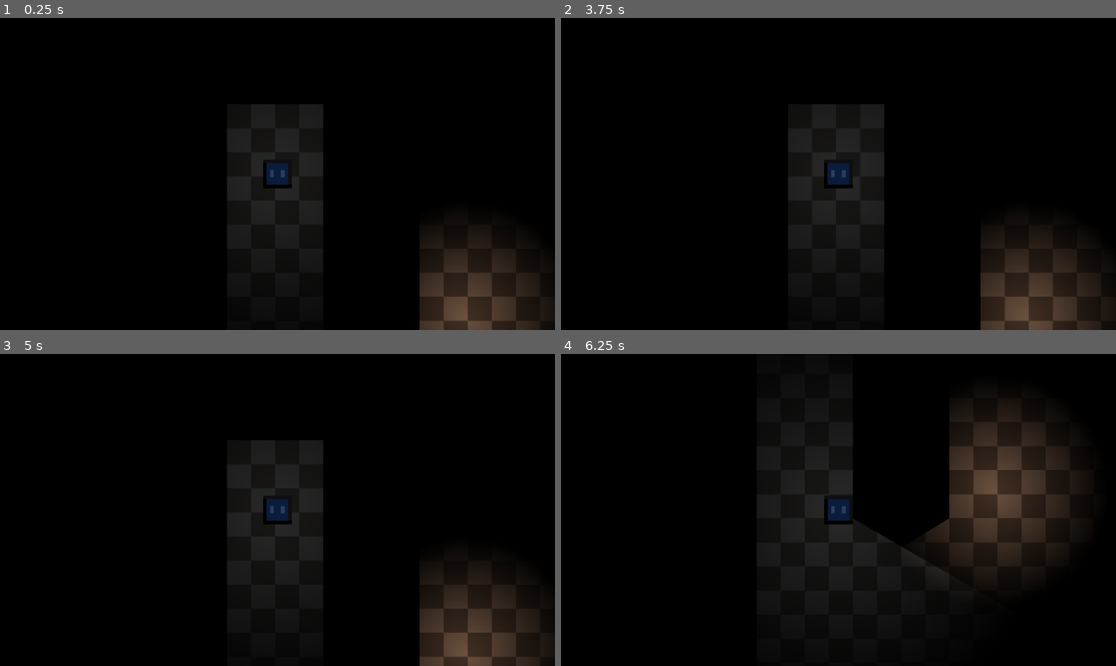
Above: before the commit, frames 1-4 (two rows, left to right).
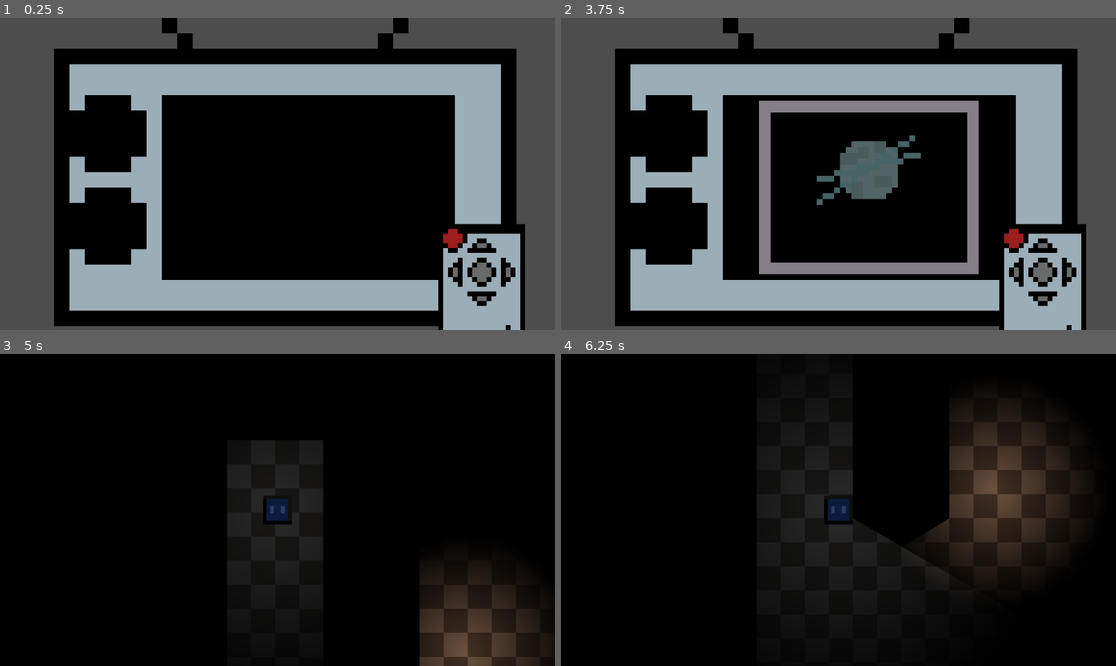
Above: after the commit, the same moments.

Repository: TheFarawayDev/Pixelgeist
Game: Godot game, scene res://Scenes/MainMenu.tscn
The game is run twice, just before and just after one commit, with the same random seed, the same clock (stepped at 60 frames per second) and the same inputs. Before the commit the project starts from res://Scenes/test-map.tscn.
Inputs (mouse positions are in pixels of both pictures, inside the frame that each line leads up to):
- Up to frame 1 (0.25 s): no input
- Up to frame 2 (3.75 s): click (1043, 245) at 0.52 s; click (1043, 298) at 1.27 s; click (1016, 270) at 2.02 s; click (1071, 270) at 2.77 s; click (1016, 239) at 3.52 s
- Up to frame 3 (5 s): click (482, 606) at 4.27 s
- Up to frame 4 (6.25 s): tap Enter at 5 s; hold Right (right) 5.03-5.78 s; tap F (toggle_light) at 5.1, 5.85 s; tap Space at 5.75 s; hold S (down) from 5.78 s (still down)

The runs differ from the first frame. In frame 1, 57% of the frame differs, in the area x 0-100%, y 0-100%; in frame 2, 63%; in frame 3, less than 0.1%; in frame 4, less than 0.1%.

Commit message:
main menu
Might break everything tbh

Diff:
--- /dev/null
+++ b/pixelgeist/Scenes/MainMenu.tscn
@@ -0,0 +1,190 @@
+[gd_scene load_steps=16 format=3 uid="uid://bywje4k1odhra"]
+
+[ext_resource type="Script" uid="uid://16jtyj104vec" path="res://Scenes/startscreen.gd" id="1_ghw46"]
+[ext_resource type="Texture2D" uid="uid://1sjpaq4gkhru" path="res://Assets/Tv.png" id="2_df05h"]
+[ext_resource type="Texture2D" uid="uid://b7ntks8fosdbl" path="res://Assets/TvMenus.png" id="3_8um5k"]
+[ext_resource type="Texture2D" uid="uid://wrdhebwoeq36" path="res://Assets/remote.png" id="4_xim88"]
+[ext_resource type="Texture2D" uid="uid://baabv4kacd6bx" path="res://Assets/lrudbutton.png" id="5_xim88"]
+[ext_resource type="Texture2D" uid="uid://bw4grjepbmi0x" path="res://Assets/confirm.png" id="6_koqhg"]
+[ext_resource type="Texture2D" uid="uid://c5gqx00v0riuv" path="res://Assets/PowerButton.png" id="7_cmrfp"]
+
+[sub_resource type="AtlasTexture" id="AtlasTexture_koqhg"]
+atlas = ExtResource("3_8um5k")
+region = Rect2(0, 0, 40, 32)
+
+[sub_resource type="AtlasTexture" id="AtlasTexture_cmrfp"]
+atlas = ExtResource("3_8um5k")
+region = Rect2(40, 0, 40, 32)
+
+[sub_resource type="AtlasTexture" id="AtlasTexture_loo7a"]
+atlas = ExtResource("3_8um5k")
+region = Rect2(80, 0, 40, 32)
+
+[sub_resource type="SpriteFrames" id="SpriteFrames_if7li"]
+animations = [{
+"frames": [{
+"duration": 1.0,
+"texture": SubResource("AtlasTexture_koqhg")
+}, {
+"duration": 1.0,
+"texture": SubResource("AtlasTexture_cmrfp")
+}, {
+"duration": 1.0,
+"texture": SubResource("AtlasTexture_loo7a")
+}],
+"loop": false,
+"name": &"MenuStartup",
+"speed": 1.0
+}]
+
+[sub_resource type="AtlasTexture" id="AtlasTexture_if7li"]
+atlas = ExtResource("5_xim88")
+
+[sub_resource type="AtlasTexture" id="AtlasTexture_rrcx7"]
+atlas = ExtResource("6_koqhg")
+
+[sub_resource type="AtlasTexture" id="AtlasTexture_fh7cp"]
+atlas = ExtResource("7_cmrfp")
+
+[sub_resource type="LabelSettings" id="LabelSettings_xim88"]
+font_color = Color(0, 0.61060935, 0, 1)
+
+[node name="Main_Menu" type="Control"]
+layout_mode = 3
+anchors_preset = 15
+anchor_right = 1.0
+anchor_bottom = 1.0
+offset_top = -11.0
+offset_bottom = -11.0
+grow_horizontal = 2
+grow_vertical = 2
+script = ExtResource("1_ghw46")
+
+[node name="Tv" type="Sprite2D" parent="."]
+position = Vector2(592, 363)
+scale = Vector2(32, 32)
+texture = ExtResource("2_df05h")
+
+[node name="Screen" type="AnimatedSprite2D" parent="."]
+position = Vector2(639, 363)
+scale = Vector2(12, 12)
+sprite_frames = SubResource("SpriteFrames_if7li")
+animation = &"MenuStartup"
+frame = 2
+frame_progress = 1.0
+
+[node name="Remote" type="Sprite2D" parent="."]
+position = Vector2(1000, 639.00006)
+scale = Vector2(10, 10)
+texture = ExtResource("4_xim88")
+
+[node name="Up_Button" type="TextureButton" parent="."]
+layout_mode = 0
+offset_left = 970.0
+offset_top = 469.0
+offset_right = 976.0
+offset_bottom = 472.0
+scale = Vector2(10, 10)
+texture_normal = SubResource("AtlasTexture_if7li")
+stretch_mode = 0
+
+[node name="Down_Button" type="TextureButton" parent="."]
+layout_mode = 0
+offset_left = 970.0
+offset_top = 579.0
+offset_right = 976.0
+offset_bottom = 582.0
+scale = Vector2(10, 10)
+texture_normal = SubResource("AtlasTexture_if7li")
+stretch_mode = 0
+flip_v = true
+
+[node name="Left_Button" type="TextureButton" parent="."]
+layout_mode = 0
+offset_left = 960.0
+offset_top = 509.0001
+offset_right = 966.0
+offset_bottom = 512.0001
+rotation = 1.5707964
+scale = Vector2(10, 10)
+texture_normal = SubResource("AtlasTexture_if7li")
+stretch_mode = 0
+flip_v = true
+
+[node name="Right_Button" type="TextureButton" parent="."]
+layout_mode = 0
+offset_left = 1070.0001
+offset_top = 509.00003
+offset_right = 1076.0001
+offset_bottom = 512.0001
+rotation = 1.5707964
+scale = Vector2(10, 10)
+texture_normal = SubResource("AtlasTexture_if7li")
+stretch_mode = 0
+
+[node name="Confirm_Button" type="TextureButton" parent="."]
+layout_mode = 0
+offset_left = 969.9999
+offset_top = 508.99994
+offset_right = 975.9999
+offset_bottom = 515.0
+scale = Vector2(10, 10)
+texture_normal = SubResource("AtlasTexture_rrcx7")
+
+[node name="Power_Button" type="TextureButton" parent="."]
+layout_mode = 0
+offset_left = 909.99994
+offset_top = 439.0
+offset_right = 915.99994
+offset_bottom = 445.0
+scale = Vector2(10, 10)
+texture_normal = SubResource("AtlasTexture_fh7cp")
+stretch_mode = 0
+flip_h = true
+
+[node name="Singleplayer" type="Label" parent="."]
+layout_mode = 0
+offset_left = 717.0
+offset_top = 240.0
+offset_right = 814.0
+offset_bottom = 265.0
+text = "Singleplayer"
+label_settings = SubResource("LabelSettings_xim88")
+
+[node name="Multiplayer" type="Label" parent="."]
+layout_mode = 0
+offset_left = 722.0
+offset_top = 270.0
+offset_right = 819.0
+offset_bottom = 295.0
+text = "Multiplayer"
+label_settings = SubResource("LabelSettings_xim88")
+
+[node name="Options_Credits" type="Label" parent="."]
+layout_mode = 0
+offset_left = 689.0
+offset_top = 300.0
+offset_right = 812.0
+offset_bottom = 325.0
+text = "Options/Credits"
+label_settings = SubResource("LabelSettings_xim88")
+
+[node name="Quit" type="Label" parent="."]
+layout_mode = 0
+offset_left = 728.0
+offset_top = 330.0
+offset_right = 851.0
+offset_bottom = 355.0
+text = "Quit Game"
+label_settings = SubResource("LabelSettings_xim88")
+
+[node name="Camera2D" type="Camera2D" parent="."]
+position = Vector2(576, 335)
+zoom = Vector2(2.5, 2.5)
+
+[connection signal="pressed" from="Up_Button" to="." method="_on_up_button_pressed"]
+[connection signal="pressed" from="Down_Button" to="." method="_on_down_button_pressed"]
+[connection signal="pressed" from="Left_Button" to="." method="_on_left_button_pressed"]
+[connection signal="pressed" from="Right_Button" to="." method="_on_right_button_pressed"]
+[connection signal="pressed" from="Confirm_Button" to="." method="_on_confirm_button_pressed"]
+[connection signal="pressed" from="Power_Button" to="." method="_on_power_button_pressed"]
--- a/pixelgeist/Scenes/startscreen.gd
+++ b/pixelgeist/Scenes/startscreen.gd
@@ -1,12 +1,107 @@
 extends Control
 
-
-# Called when the node enters the scene tree for the first time.
-func _ready() -> void:
-	pass # Replace with function body.
+#For changing the color of labels cause of stuff
+@onready var singleplayer = $Singleplayer
+@onready var multiplayerc = $Multiplayer
+@onready var optionsc = $Options_Credits
+@onready var quitc = $Quit
+@onready var camera = $Camera2D
 
 
 
 
-func _on_video_stream_player_finished() -> void:
-	get_tree().change_scene_to_file("res://Scenes/test-map.tscn")
+@onready var video = $Screen
+var on_off = 0
+var times_played = 0
+#Remote movement variables
+var row = 4
+var isfullscreen = false
+
+
+
+
+
+
+func _ready() -> void:
+	singleplayer.visible = false
+	multiplayerc.visible = false
+	optionsc.visible = false
+	quitc.visible = false
+	video.visible =false
+
+func _process(delta: float) -> void:
+	if isfullscreen == false:
+		camera.zoom.x = 1
+		camera.zoom.y = 1
+	elif isfullscreen == true:
+		camera.zoom.x = 2.5
+		camera.zoom.y = 2.5
+	if row == 4:
+		singleplayer.modulate = Color("00FF00")
+		multiplayerc.modulate = Color("009c00")
+		optionsc.modulate = Color("009c00")
+		quitc.modulate = Color("009c00")
+	elif row == 3:
+		singleplayer.modulate = Color("009c00")
+		multiplayerc.modulate = Color("00FF00")
+		optionsc.modulate = Color("009c00")
+		quitc.modulate = Color("009c00")
+	elif row == 2:
+		singleplayer.modulate = Color("009c00")
+		multiplayerc.modulate = Color("009c00")
+		optionsc.modulate = Color("00FF00")
+		quitc.modulate = Color("009c00")
+	else:
+		singleplayer.modulate = Color("009c00")
+		multiplayerc.modulate = Color("009c00")
+		optionsc.modulate = Color("009c00")
+		quitc.modulate = Color("00FF00")
+
+
+
+
+
+
+
+
+func _on_up_button_pressed() -> void:
+	if row < 4:
+		row +=1
+func _on_down_button_pressed() -> void:
+	if row >0:
+		row-=1
+func _on_left_button_pressed() -> void:
+	pass # Replace with function body.
+func _on_right_button_pressed() -> void:
+	pass # Replace with function body.
+func _on_confirm_button_pressed() -> void:
+	if row == 4:
+		get_tree().change_scene_to_file("res://Scenes/test-map.tscn")
+	elif row == 3:
+		print("Multiplayer")
+	elif row == 2:
+		print("Options")
+	else:
+		get_tree().quit()
+func _on_power_button_pressed() -> void:
+	if on_off == 0:
+		row = 4
+		on_off = 1
+		times_played = 0
+		$Screen.visible = true
+		video.play("MenuStartup")
+		times_played =1
+		await get_tree().create_timer(1).timeout
+		if on_off == 1:
+			singleplayer.visible = true
+			multiplayerc.visible = true
+			optionsc.visible = true
+			quitc.visible = true
+		#put the button variable stuff here
+	else:
+		on_off = 0
+		singleplayer.visible = false
+		multiplayerc.visible = false
+		optionsc.visible = false
+		quitc.visible = false
+		$Screen.visible = false
--- a/pixelgeist/Scenes/startscreen.tscn
+++ /dev/null
@@ -1,27 +0,0 @@
-[gd_scene load_steps=3 format=3 uid="uid://bywje4k1odhra"]
-
-[ext_resource type="Script" uid="uid://16jtyj104vec" path="res://Scenes/startscreen.gd" id="1_0m81h"]
-[ext_resource type="VideoStream" uid="uid://cccxqvdmgvgvf" path="res://Assets/pixelgeist startup.ogv" id="2_c51vb"]
-
-[node name="Control" type="Control"]
-layout_mode = 3
-anchors_preset = 15
-anchor_right = 1.0
-anchor_bottom = 1.0
-grow_horizontal = 2
-grow_vertical = 2
-script = ExtResource("1_0m81h")
-
-[node name="VideoStreamPlayer" type="VideoStreamPlayer" parent="."]
-layout_mode = 1
-anchors_preset = -1
-anchor_right = 1.0
-anchor_bottom = 1.0
-offset_left = 2.9999924
-offset_right = 771.0
-offset_bottom = 432.0
-scale = Vector2(0.6, 0.6)
-stream = ExtResource("2_c51vb")
-autoplay = true
-
-[connection signal="finished" from="VideoStreamPlayer" to="." method="_on_video_stream_player_finished"]
--- a/pixelgeist/project.godot
+++ b/pixelgeist/project.godot
@@ -11,7 +11,7 @@
 [application]
 
 config/name="Pixelgeist"
-run/main_scene="uid://8kc1tlafnv58"
+run/main_scene="uid://bywje4k1odhra"
 config/features=PackedStringArray("4.5", "GL Compatibility")
 config/icon="uid://vvhndkm4m1np"
 
@@ -87,5 +87,6 @@
 
 [rendering]
 
+textures/canvas_textures/default_texture_filter=0
 renderer/rendering_method="gl_compatibility"
 renderer/rendering_method.mobile="gl_compatibility"
Binary file added: pixelgeist/Assets/PowerButton.png
Not shown, added: pixelgeist/Assets/PowerButton.png.import
Binary file added: pixelgeist/Assets/Tv.png
Not shown, added: pixelgeist/Assets/Tv.png.import
Binary file added: pixelgeist/Assets/TvMenus.png
Not shown, added: pixelgeist/Assets/TvMenus.png.import
Binary file added: pixelgeist/Assets/confirm.png
Not shown, added: pixelgeist/Assets/confirm.png.import
Binary file added: pixelgeist/Assets/lrudbutton.png
Not shown, added: pixelgeist/Assets/lrudbutton.png.import
Binary file added: pixelgeist/Assets/remote.png
Not shown, added: pixelgeist/Assets/remote.png.import
